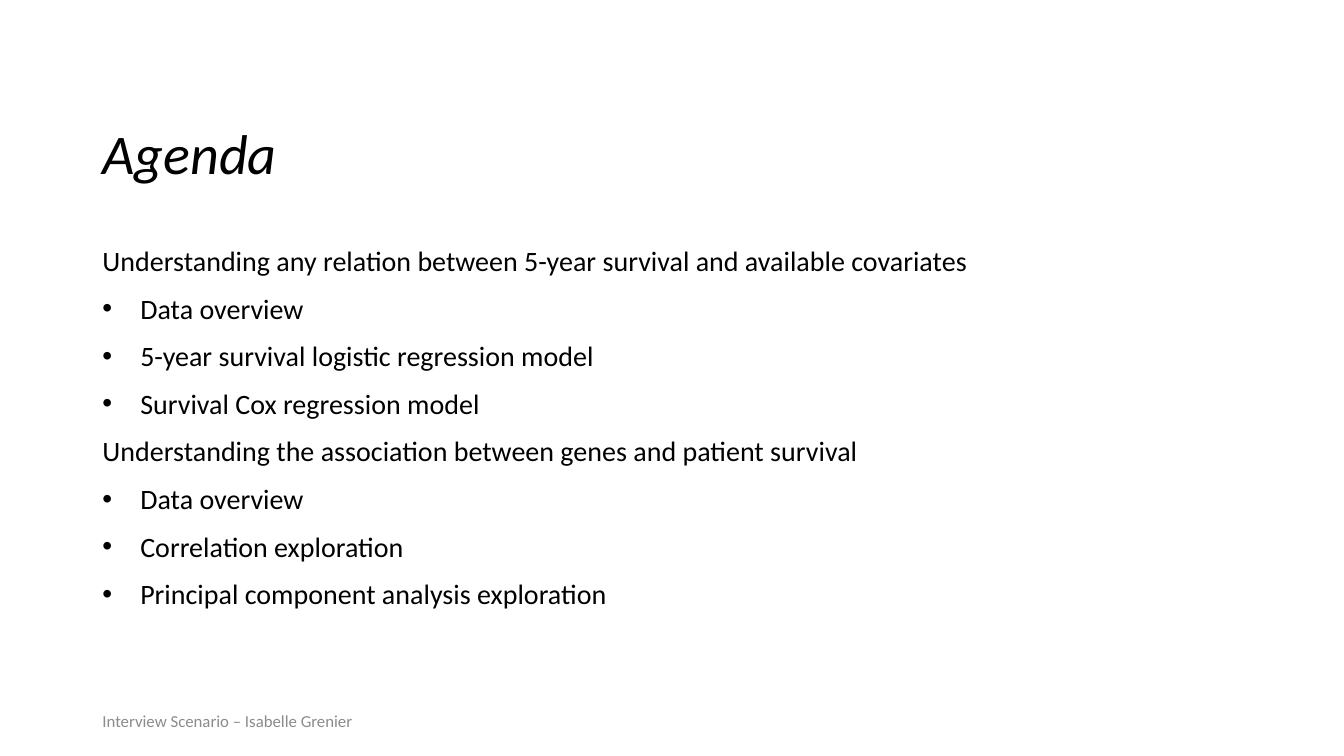
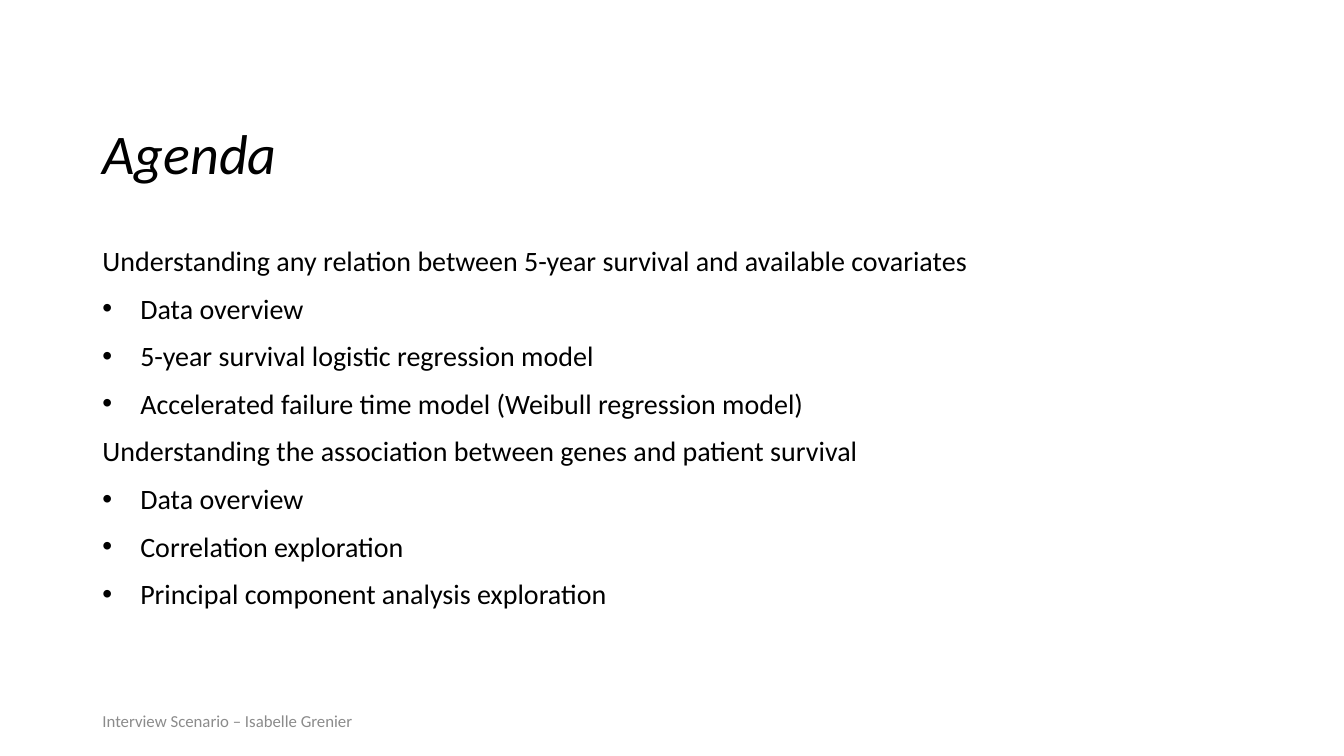
Before and after one commit to igrenier/TCGA_BRCA, a slide deck: slide 2 of presentation_05032023.pptx. Drawn at 1344x756 pixels with LibreOffice and Linux fonts; fonts in the diff are those of the drawing. Boxes give left, top, right and bottom in pixels: in the first picture for what was removed or moved away, otherwise in the second. Text is boxed around its words. In the diff, an @@ line names an element or a change of style, - is before the commit and + after.

```diff
--- a/presentation_05032023.pptx
+++ b/presentation_05032023.pptx
@@ text at <box>140,393,803,419</box>: text changed @@
-• Survival Cox regression model
+• Accelerated failure time model (Weibull regression model)
```
Also in this commit, not shown: 4 other slides changed, 3 slides added, 1 slide removed.
